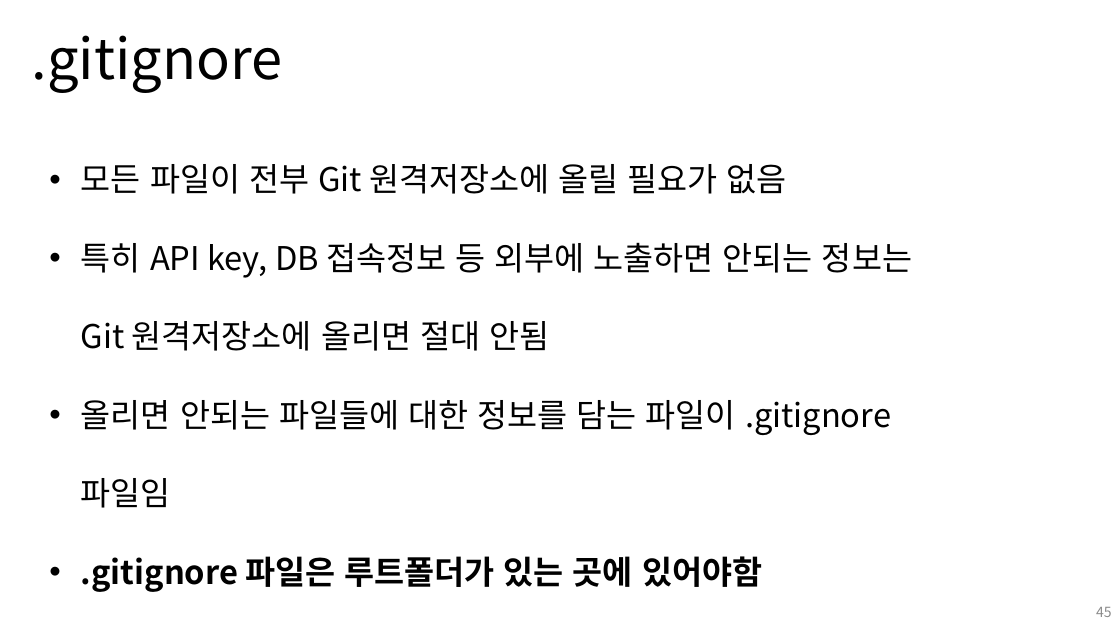
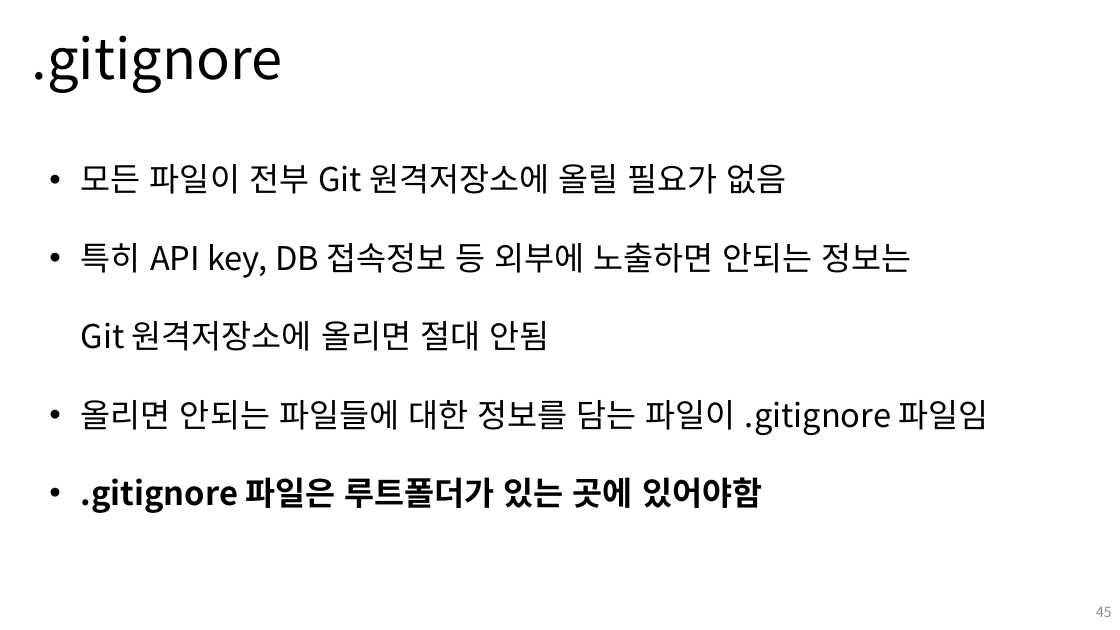
Before and after one commit to Leader-Lesson/KDT_SF_Short_5th, a slide deck: slide 45 of material/02_Git 기초.pptx. Drawn at 1120x630 pixels with LibreOffice and Linux fonts; fonts in the diff are those of the drawing; background and template pictures are left out. Boxes give left, top, right and bottom in pixels: in the first picture for what was removed or moved away, otherwise in the second. Text is boxed around its words. In the diff, an @@ line names an element or a change of style, - is before the commit and + after.

```diff
--- a/material/02_Git 기초.pptx
+++ b/material/02_Git 기초.pptx
@@ text "모든 파일이 전부 Git 원격저장소에 ..." rewrapped from (81,164,912,592) to (81,164,988,513) @@
```
Also in this commit, not shown: 14 other slides changed, 1 other file.
